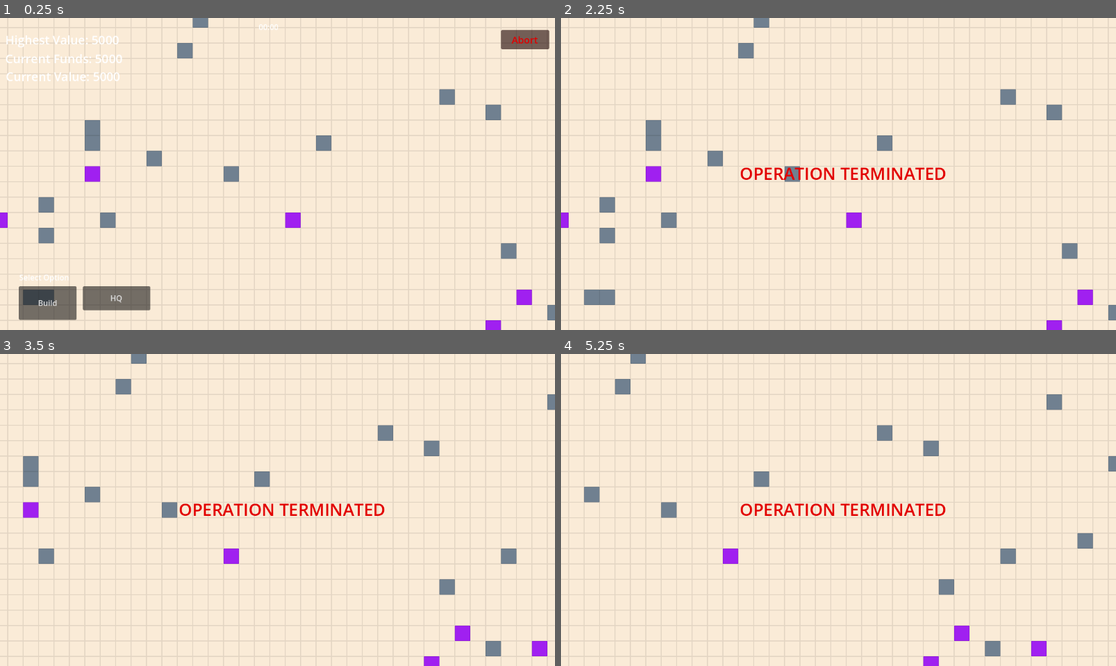
Above: before the commit, frames 1-4 (two rows, left to right).
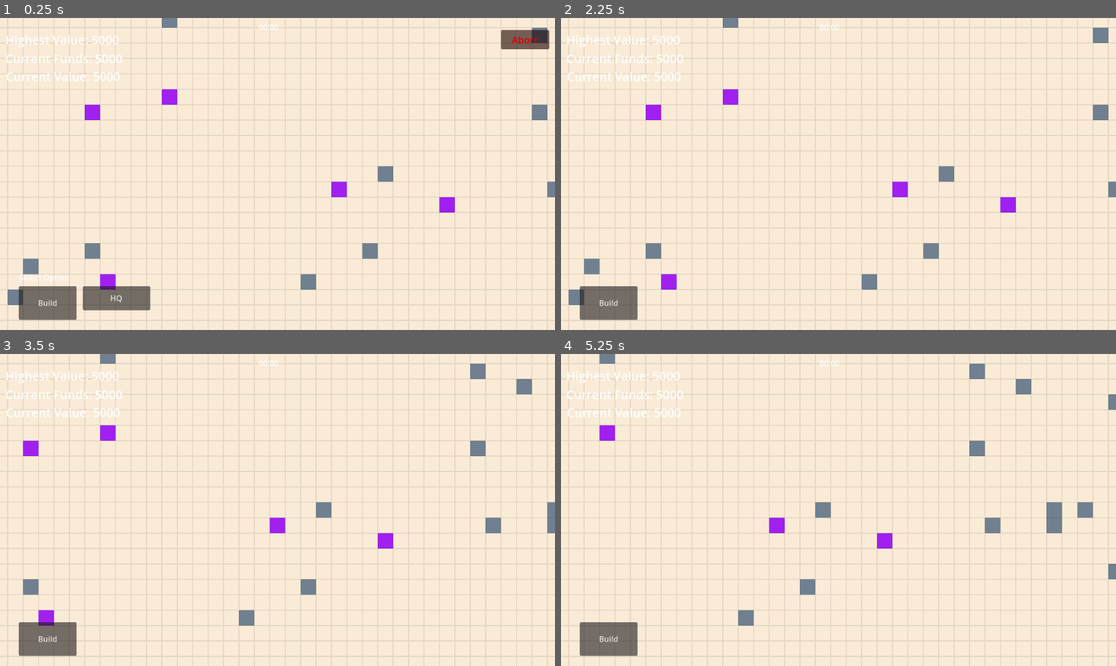
Above: after the commit, the same moments.

Repository: dwlee0802/BusinessTD
Game: Godot game, scene res://Scenes/game.tscn
Two runs of this game, one before a commit and one after it. Both use one fixed random seed, a clock stepped at 60 frames per second and the inputs below.
Inputs (mouse positions are in pixels of both pictures, inside the frame that each line leads up to):
- Up to frame 1 (0.25 s): no input
- Up to frame 2 (2.25 s): click "Build" at 0.5 s; click "Abort" at 1.25 s; click "Confirm" at 2 s
- Up to frame 3 (3.5 s): tap Enter at 2.75 s; move the mouse to (399, 494) at 2.77 s; hold D from 2.78 s (still down); click (399, 494) at 2.92 s
- Up to frame 4 (5.25 s): tap Space at 3.5, 5 s; move the mouse to (727, 525) at 3.52 s; release D at 3.53 s; hold S 3.53-4.28 s; click (727, 525) at 3.67 s; tap Enter at 4.25 s; move the mouse to (894, 441) at 4.27 s; hold D 4.28-5.03 s; click (894, 441) at 4.42 s; move the mouse to (810, 572) at 5.02 s; hold W from 5.03 s (still down); click (810, 572) at 5.17 s

The runs differ from the first frame. In frame 1, 4.7% of the frame differs, in the area x 0-100%, y 0-100%; in frame 2, 6.8%; in frame 3, 7.0%, in the area x 1-100%, y 0-100%; in frame 4, 6.7%.
Error after the commit: Invalid assignment of property or key 'visible' with value of type 'bool' on a base object of type 'null instance'. (res://Scenes/game.gd:276)

Commit message:
Added network connections. Need to fix colliders.

Diff:
--- /dev/null
+++ b/Scenes/APShapeCast.gd
@@ -0,0 +1,8 @@
+extends ShapeCast2D
+
+
+func GetColliders():
+	var output = []
+	for i in range(get_collision_count()):
+		output.append(get_collider(i))
+	return output
--- /dev/null
+++ b/Scenes/ConnectionShapeCast.gd
@@ -0,0 +1,8 @@
+extends ShapeCast2D
+
+
+func GetColliders():
+	var output = []
+	for i in range(get_collision_count()):
+		output.append(get_collider(i))
+	return output
--- a/Scenes/HQ.tscn
+++ b/Scenes/HQ.tscn
@@ -1,10 +1,13 @@
-[gd_scene load_steps=10 format=3 uid="uid://bvovhrmjw1nod"]
+[gd_scene load_steps=13 format=3 uid="uid://bvovhrmjw1nod"]
 
 [ext_resource type="Script" path="res://Scenes/turret.gd" id="1_njw0n"]
 [ext_resource type="Texture2D" uid="uid://bg8y7lrspb277" path="res://Art/temp_HQ.png" id="2_5wjaa"]
 [ext_resource type="Texture2D" uid="uid://eyhoq0erlceq" path="res://Art/turret_barrel.png" id="3_1kfn8"]
 [ext_resource type="Script" path="res://Scenes/attackRange.gd" id="4_sn4ns"]
+[ext_resource type="Script" path="res://Scenes/APShapeCast.gd" id="4_vdnbn"]
 [ext_resource type="Texture2D" uid="uid://bqyshusuhavsd" path="res://Art/single_white_pixel.png" id="5_lwoue"]
+[ext_resource type="Texture2D" uid="uid://de52pygb55h5c" path="res://Art/circle-256.png" id="6_y7kus"]
+[ext_resource type="Script" path="res://Scenes/SupplyShapeCast.gd" id="7_ulgaq"]
 
 [sub_resource type="RectangleShape2D" id="RectangleShape2D_e8nbd"]
 size = Vector2(201, 199)
@@ -13,21 +16,24 @@
 size = Vector2(200, 15)
 
 [sub_resource type="CircleShape2D" id="CircleShape2D_c5605"]
+resource_local_to_scene = true
 radius = 600.0
 
-[sub_resource type="CircleShape2D" id="CircleShape2D_u1shi"]
-radius = 600.0
+[sub_resource type="CircleShape2D" id="CircleShape2D_d2c2b"]
+radius = 400.0
 
 [node name="HQ" type="CharacterBody2D"]
-collision_mask = 0
+collision_layer = 273
+collision_mask = 273
 script = ExtResource("1_njw0n")
 
-[node name="HQBodySprite" type="Sprite2D" parent="."]
+[node name="TurretBodySprite" type="Sprite2D" parent="."]
 texture_filter = 1
 scale = Vector2(4, 4)
 texture = ExtResource("2_5wjaa")
 
 [node name="CollisionShape2D" type="CollisionShape2D" parent="."]
+visible = false
 shape = SubResource("RectangleShape2D_e8nbd")
 debug_color = Color(0.972549, 0, 0.447059, 0.419608)
 
@@ -37,12 +43,13 @@
 texture = ExtResource("3_1kfn8")
 
 [node name="APShapeCast" type="ShapeCast2D" parent="TurretBarrelSprite"]
+visible = false
 position = Vector2(143.75, 0)
 scale = Vector2(1.01952, 3.14959)
 shape = SubResource("RectangleShape2D_e7pca")
 target_position = Vector2(0, 0)
 collision_mask = 10
-script = ExtResource("4_sn4ns")
+script = ExtResource("4_vdnbn")
 
 [node name="APAreaSprite" type="Sprite2D" parent="TurretBarrelSprite"]
 visible = false
@@ -67,9 +74,32 @@
 collision_mask = 10
 script = ExtResource("4_sn4ns")
 
+[node name="SupplyRange" type="Sprite2D" parent="."]
+visible = false
+self_modulate = Color(0.752941, 1, 1, 0.309804)
+position = Vector2(-2.99998, -3.49999)
+scale = Vector2(3.11719, 3.13672)
+texture = ExtResource("6_y7kus")
+
 [node name="SupplyShapeCast" type="ShapeCast2D" parent="."]
 visible = false
-shape = SubResource("CircleShape2D_u1shi")
+shape = SubResource("CircleShape2D_d2c2b")
 target_position = Vector2(0, 0)
-collision_mask = 10
-script = ExtResource("4_sn4ns")
+collide_with_areas = true
+script = ExtResource("7_ulgaq")
+
+[node name="ConnectionRange" type="Sprite2D" parent="."]
+modulate = Color(1, 1, 0.756863, 1)
+self_modulate = Color(0.752941, 1, 1, 0.309804)
+texture_filter = 1
+position = Vector2(-2.99996, -1.5)
+scale = Vector2(7.80469, 7.77734)
+texture = ExtResource("6_y7kus")
+
+[node name="ConnectionShapeCast" type="ShapeCast2D" parent="."]
+visible = false
+shape = SubResource("CircleShape2D_d2c2b")
+target_position = Vector2(0, 0)
+collision_mask = 256
+collide_with_areas = true
+script = ExtResource("7_ulgaq")
--- /dev/null
+++ b/Scenes/SupplyShapeCast.gd
@@ -0,0 +1,8 @@
+extends ShapeCast2D
+
+
+func GetColliders():
+	var output = []
+	for i in range(get_collision_count()):
+		output.append(get_collider(i))
+	return output
--- a/Scenes/UnitMenu.gd
+++ b/Scenes/UnitMenu.gd
@@ -18,7 +18,7 @@
 	sellButton = get_node("SellButton")
 	upkeepUI = get_node("Upkeep")
 	attackSpeedMenu = get_node("AttackSpeedMenu")
-	networkButton = get_node("NetworkConnectionButton")
+	networkButton = get_node("InsideNetwork")
 
 
 func _process(delta):
@@ -93,6 +93,7 @@
 		unitName = "Network Tower at " + str(game.selectedUnit.placedTile.row) + ", " + str(game.selectedUnit.placedTile.col)
 		upkeepUI.text = "Upkeep: 2 per second"
 		networkButton.visible = true
+		networkButton.text = "Connection: " + str(selectedUnit.isConnected)
 
 	else:
 		print("ERROR! Wrong building type.")
--- a/Scenes/game.gd
+++ b/Scenes/game.gd
@@ -222,7 +222,11 @@
 						waitingForBuildLocation = false
 						print("Spawned Network Tower at ", selectedTile)
 
-
+						playerStructures[0].UpdateNetwork()
+
+					else:
+						waitingForBuildLocation = false
+						print("ERROR! Wrong building type!")
 
 # returns a list of tiles in a N x N square centered at center tile
 # if not possible, returns null
@@ -264,6 +268,7 @@
 	var newPopup =damagePopupScene.instantiate()
 	newPopup.position = where
 	newPopup.modulate = color
+	newPopup.get_node("DamagePopup").text = "[center][b]" + str(amount) + "[/b][/center]"
 	add_child(newPopup)
 
 
@@ -328,3 +333,8 @@
 	selectedUnit.hitPoints = 0
 	selectedUnit = null
 	mouseInUI = false
+
+
+func _on_network_connection_button_pressed():
+	waitingForTowerConnectionTarget = true
+	print("Waiting for another tower to connect to!\n")
--- a/Scenes/game.tscn
+++ b/Scenes/game.tscn
@@ -15,20 +15,6 @@
 script = ExtResource("2_3q2bq")
 
 [node name="CanvasLayer" type="CanvasLayer" parent="Camera"]
-
-[node name="GameOverLabel" type="Label" parent="Camera/CanvasLayer"]
-visible = false
-modulate = Color(0.886275, 0, 0, 1)
-texture_filter = 1
-offset_left = 370.0
-offset_top = 294.0
-offset_right = 801.0
-offset_bottom = 352.0
-theme_override_font_sizes/font_size = 35
-text = "Operation Terminated"
-horizontal_alignment = 1
-vertical_alignment = 1
-uppercase = true
 
 [node name="InGameUI" type="Control" parent="Camera/CanvasLayer"]
 layout_mode = 3
@@ -187,6 +173,15 @@
 theme_override_font_sizes/font_size = 20
 text = "Building Menu"
 script = ExtResource("5_tkslb")
+
+[node name="Background" type="Panel" parent="Camera/CanvasLayer/InGameUI/UnitMenu"]
+z_index = -10
+layout_mode = 0
+offset_left = -18.0
+offset_top = -11.0
+offset_right = 22.0
+offset_bottom = 29.0
+scale = Vector2(8.44074, 3.72)
 
 [node name="Name" type="Label" parent="Camera/CanvasLayer/InGameUI/UnitMenu"]
 layout_mode = 0
@@ -287,13 +282,14 @@
 offset_bottom = 26.0
 text = "Attack Speed"
 
-[node name="NetworkConnectionButton" type="Button" parent="Camera/CanvasLayer/InGameUI/UnitMenu"]
-visible = false
-layout_mode = 0
-offset_top = 75.0
-offset_right = 72.0
-offset_bottom = 106.0
-text = "Connect"
+[node name="InsideNetwork" type="RichTextLabel" parent="Camera/CanvasLayer/InGameUI/UnitMenu"]
+visible = false
+layout_mode = 0
+offset_top = 68.0
+offset_right = 184.0
+offset_bottom = 108.0
+text = "Connection: True"
+fit_content = true
 
 [node name="OperationTimeUI" type="Label" parent="Camera/CanvasLayer/InGameUI"]
 layout_mode = 0
@@ -301,6 +297,21 @@
 offset_right = 580.0
 offset_bottom = 26.0
 text = "00:00"
+
+[node name="GameOverLabel" type="Label" parent="Camera/CanvasLayer/InGameUI"]
+visible = false
+modulate = Color(0.886275, 0, 0, 1)
+texture_filter = 1
+layout_mode = 0
+offset_left = 372.0
+offset_top = 287.0
+offset_right = 803.0
+offset_bottom = 345.0
+theme_override_font_sizes/font_size = 35
+text = "Operation Terminated"
+horizontal_alignment = 1
+vertical_alignment = 1
+uppercase = true
 
 [node name="MapBlock" parent="." instance=ExtResource("2_d8xa2")]
 
@@ -326,6 +337,8 @@
 [connection signal="mouse_entered" from="Camera/CanvasLayer/InGameUI/AbortButton/Buttons/CancelButton" to="." method="_on_mouse_entered_ui"]
 [connection signal="mouse_exited" from="Camera/CanvasLayer/InGameUI/AbortButton/Buttons/CancelButton" to="." method="_on_mouse_exited_ui"]
 [connection signal="pressed" from="Camera/CanvasLayer/InGameUI/AbortButton/Buttons/CancelButton" to="Camera/CanvasLayer/InGameUI/AbortButton" method="_on_cancel_button_pressed"]
+[connection signal="mouse_entered" from="Camera/CanvasLayer/InGameUI/UnitMenu/Background" to="." method="_on_mouse_entered_ui"]
+[connection signal="mouse_exited" from="Camera/CanvasLayer/InGameUI/UnitMenu/Background" to="." method="_on_mouse_exited_ui"]
 [connection signal="mouse_entered" from="Camera/CanvasLayer/InGameUI/UnitMenu/SellButton" to="." method="_on_mouse_entered_ui"]
 [connection signal="mouse_exited" from="Camera/CanvasLayer/InGameUI/UnitMenu/SellButton" to="." method="_on_mouse_exited_ui"]
 [connection signal="pressed" from="Camera/CanvasLayer/InGameUI/UnitMenu/SellButton" to="." method="_on_sell_button_pressed"]
@@ -341,5 +354,3 @@
 [connection signal="mouse_entered" from="Camera/CanvasLayer/InGameUI/UnitMenu/AttackSpeedMenu/Low" to="." method="_on_mouse_entered_ui"]
 [connection signal="mouse_exited" from="Camera/CanvasLayer/InGameUI/UnitMenu/AttackSpeedMenu/Low" to="." method="_on_mouse_exited_ui"]
 [connection signal="pressed" from="Camera/CanvasLayer/InGameUI/UnitMenu/AttackSpeedMenu/Low" to="." method="_on_attack_speed_button_pressed" binds= [0]]
-[connection signal="mouse_entered" from="Camera/CanvasLayer/InGameUI/UnitMenu/NetworkConnectionButton" to="." method="_on_mouse_entered_ui"]
-[connection signal="mouse_exited" from="Camera/CanvasLayer/InGameUI/UnitMenu/NetworkConnectionButton" to="." method="_on_mouse_exited_ui"]
--- a/Scenes/map_block.gd
+++ b/Scenes/map_block.gd
@@ -2,8 +2,8 @@
 
 class_name MapBlock
 
-@export var boardWidth = 100
-@export var boardHeight = 100
+@export var boardWidth = 150
+@export var boardHeight = 150
 
 var depositSpawnRate: float = 0.005
 var slowdownSpawnRate: float = 0.02
--- a/Scenes/mining_drill.gd
+++ b/Scenes/mining_drill.gd
@@ -14,6 +14,8 @@
 var placedTile
 
 var game
+
+var isSupplied: bool = false
 
 
 # Called when the node enters the scene tree for the first time.
--- a/Scenes/network_tower.gd
+++ b/Scenes/network_tower.gd
@@ -10,8 +10,22 @@
 
 var isConnected: bool = false
 
+var connectionRange
+var supplyRange
+
 func _ready():
 	game = get_parent()
+	connectionRange = get_node("ConnectionRange")
+	supplyRange = get_node("SupplyRange")
+
+func _process(delta):
+	if game.waitingForBuildLocation == true and game.buildType == type:
+		connectionRange.visible = true
+		supplyRange.visible = false
+	else:
+		connectionRange.visible = false
+		supplyRange.visible = true
+
 
 func hit(damage):
 	print("hit!")
@@ -20,8 +34,16 @@
 
 
 func UpdateConnection():
-	pass
+	var results = get_node("ConnectionShapeCast").GetColliders()
+	for item in results:
+		if item != null and item.type == type:
+			if item.isConnected == false:
+				item.isConnected = true
+				item.UpdateConnection()
 
 
 func UpdateSupply():
-	pass
+	var results = get_node("SupplyShapeCast").GetColliders()
+	for item in results:
+		if item != null and item.isSupplied == false:
+			item.isSupplied = true
--- a/Scenes/network_tower.tscn
+++ b/Scenes/network_tower.tscn
@@ -1,9 +1,10 @@
-[gd_scene load_steps=7 format=3 uid="uid://do8osn2fwfcie"]
+[gd_scene load_steps=8 format=3 uid="uid://do8osn2fwfcie"]
 
 [ext_resource type="Script" path="res://Scenes/network_tower.gd" id="1_cbbve"]
 [ext_resource type="Texture2D" uid="uid://dd5afxx4cb41u" path="res://Art/network_tower.png" id="1_n5qn0"]
 [ext_resource type="Texture2D" uid="uid://bqyshusuhavsd" path="res://Art/single_white_pixel.png" id="2_0x82i"]
 [ext_resource type="Script" path="res://Scenes/attackRange.gd" id="3_kklyg"]
+[ext_resource type="Texture2D" uid="uid://de52pygb55h5c" path="res://Art/circle-256.png" id="5_fpvw5"]
 
 [sub_resource type="RectangleShape2D" id="RectangleShape2D_jtlyj"]
 size = Vector2(70, 70.5)
@@ -12,8 +13,9 @@
 radius = 800.0
 
 [node name="Network Tower" type="CharacterBody2D"]
-collision_layer = 17
-collision_mask = 0
+collision_layer = 273
+collision_mask = 273
+collision_priority = 0.0
 script = ExtResource("1_cbbve")
 
 [node name="Sprite2D" type="Sprite2D" parent="."]
@@ -36,10 +38,26 @@
 [node name="ConnectionShapeCast" type="ShapeCast2D" parent="."]
 shape = SubResource("CircleShape2D_bbtwl")
 target_position = Vector2(0, 0)
-collision_mask = 16
+collision_mask = 65521
 script = ExtResource("3_kklyg")
 
+[node name="ConnectionRange" type="Sprite2D" parent="."]
+self_modulate = Color(0.752941, 1, 1, 0.309804)
+texture_filter = 1
+position = Vector2(-0.999939, 1.5)
+scale = Vector2(6.26563, 6.25391)
+texture = ExtResource("5_fpvw5")
+
 [node name="SupplyShapeCast" type="ShapeCast2D" parent="."]
+visible = false
 shape = SubResource("CircleShape2D_bbtwl")
 target_position = Vector2(0, 0)
+collision_mask = 17
 script = ExtResource("3_kklyg")
+
+[node name="SupplyRange" type="Sprite2D" parent="."]
+visible = false
+self_modulate = Color(0.752941, 1, 1, 0.309804)
+position = Vector2(-2.14577e-05, -1.52588e-05)
+scale = Vector2(2.34375, 2.33594)
+texture = ExtResource("5_fpvw5")
--- a/Scenes/turret.gd
+++ b/Scenes/turret.gd
@@ -34,8 +34,23 @@
 
 const piercingShotRange = 100
 
+var isSupplied: bool = false
+var networkUpdateHolder: float = 1
+
+var bodySprite
+var connectionRange
+var connectionCast
+var supplyRange
+
 # Called when the node enters the scene tree for the first time.
 func _ready():
+	bodySprite = get_node("TurretBarrelSprite")
+	if isHQ:
+		connectionRange = get_node("ConnectionRange")
+		connectionCast = get_node("ConnectionShapeCast")
+		supplyRange = get_node("SupplyRange")
+		supplyRange.visible = true
+
 	healthBar = get_node("Healthbar")
 	game = get_parent()
 
@@ -47,6 +62,19 @@
 
 # Called every frame. 'delta' is the elapsed time since the previous frame.
 func _process(delta):
+	if isHQ and game.waitingForBuildLocation == true and game.buildType == 3:
+		connectionRange.visible = true
+		supplyRange.visible = false
+	elif isHQ:
+		connectionRange.visible = false
+		supplyRange.visible = true
+
+	if not isSupplied and not isHQ:
+		bodySprite.modulate = Color.DIM_GRAY
+		return
+
+	bodySprite.modulate = Color.WHITE
+
 	if hitPoints <= 0:
 		if isHQ:
 			print("Game Over!")
@@ -81,6 +109,18 @@
 
 
 func _physics_process(delta):
+	if isHQ:
+		networkUpdateHolder += delta
+		if networkUpdateHolder > 1:
+			UpdateNetwork()
+			networkUpdateHolder = 0
+
+	if not isSupplied and not isHQ:
+		bodySprite.modulate = Color.DIM_GRAY
+		return
+
+	bodySprite.modulate = Color.WHITE
+
 	fireRateHolder += delta
 	if fireRateHolder > fireRate * fireRateModifier * ammoTypeFireRate[ammoType]:
 		# choose the closest target
@@ -116,8 +156,6 @@
 				for item in hitstuff:
 					if item != null:
 						item.ReceiveHit(randi_range(20, 40))
-
-				print(len(hitstuff))
 
 			fireRateHolder = 0
 
@@ -164,6 +202,46 @@
 		print("changed ammo to Incendiary AP")
 
 
+func UpdateSupply():
+	var results = get_node("SupplyShapeCast").GetColliders()
+	print("Supply collider count: ", len(results),"\n")
+	for item in results:
+		if item != null:
+			if item.type == 0 or item.type == 2:
+				item.isSupplied = true
+
+
+func UpdateNetwork():
+	if not isHQ:
+		return
+
+	print("Network Update\n")
+
+	var results = connectionCast.GetColliders()
+
+	print("Network collider count: ", len(results))
+	print(connectionCast)
+	# update towers
+	for item in results:
+		if item != null and item.type == 3:
+			if item.isConnected == false:
+				item.isConnected = true
+				item.UpdateConnection()
+
+	for item in game.playerStructures:
+		if item != null:
+			if item.type != 3:
+				item.isSupplied = false
+
+	UpdateSupply()
+
+	for item in game.playerStructures:
+		if item != null:
+			if item.type == 3:
+				item.UpdateSupply()
+
+
+
 func _to_string():
 	var output = ""
 	if isHQ:
--- a/Scenes/turret.tscn
+++ b/Scenes/turret.tscn
@@ -35,6 +35,7 @@
 texture = ExtResource("2_d7vnd")
 
 [node name="APShapeCast" type="ShapeCast2D" parent="TurretBarrelSprite"]
+visible = false
 position = Vector2(127.083, 0)
 scale = Vector2(0.4248, 1.31233)
 shape = SubResource("RectangleShape2D_ccikx")
@@ -50,6 +51,7 @@
 texture = ExtResource("5_2kkv7")
 
 [node name="ShapeCast2D" type="ShapeCast2D" parent="."]
+visible = false
 shape = SubResource("CircleShape2D_gbq8q")
 target_position = Vector2(0, 0)
 collision_mask = 10
Binary file added: Art/circle-256.png
Not shown, added: Art/circle-256.png.import
